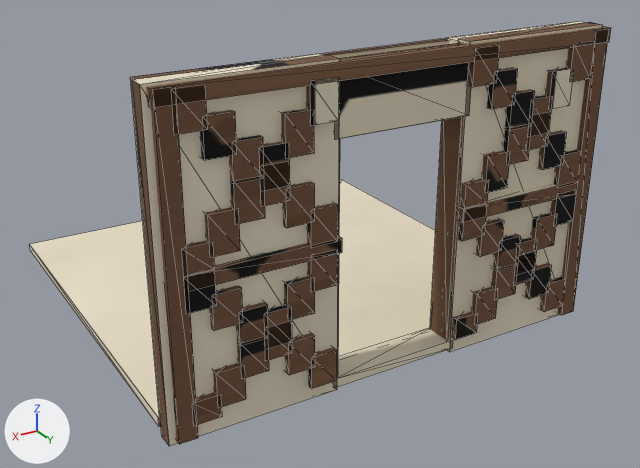
What one commit did to the glTF model orrun/assets/kit/medieval/med_door.glb.
Before and after are seen from a 50 mm camera at (3.83, 7.15, 4.0) aimed at (-0.18, 0.48, 0.66). Lighting does not change. The marker at lower left points along +X, +Y and +Z. The first picture is the older version. Mesh edges are drawn as thin lines. Vertices at exactly the same position are counted once.

In view in the first picture: 'med_door'.
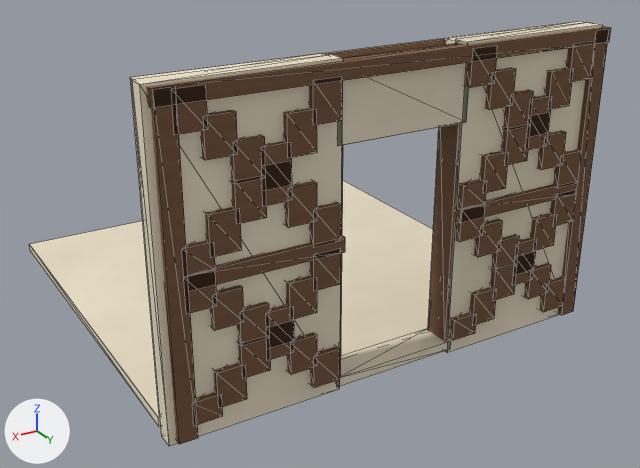
Pixel boxes (x1, y1, x2, y2) of what changed, in the pictures (640 x 468 px; the box of a moved part takes in the faces that stretch with it):
```json
{"object": "med_door", "change": "reshaped, surface changed", "before": [29, 21, 611, 446], "after": [29, 21, 611, 446]}
{"part": 1, "of": "me_med_door", "change": "moved or reshaped", "before": [334, 328, 453, 387], "after": [337, 329, 451, 387]}
{"part": 2, "of": "me_med_door", "change": "moved or reshaped", "before": [335, 63, 471, 140], "after": [338, 63, 468, 145]}
{"part": 3, "of": "me_med_door", "change": "moved or reshaped", "before": [430, 117, 463, 341], "after": [428, 123, 461, 341]}
{"part": 4, "of": "me_med_door", "change": "moved or reshaped", "before": [337, 139, 340, 377], "after": [340, 145, 343, 376], "on screen": "mostly hidden"}
{"part": 5, "of": "me_med_door", "change": "moved or reshaped", "before": [468, 45, 500, 87], "after": [466, 46, 497, 87]}
{"part": 6, "of": "me_med_door", "change": "moved or reshaped", "before": [308, 347, 337, 389], "after": [310, 346, 340, 388]}
{"part": 7, "of": "me_med_door", "change": "moved or reshaped", "before": [131, 54, 342, 408], "after": [131, 53, 345, 407]}
{"part": 8, "of": "me_med_door", "change": "moved or reshaped", "before": [140, 59, 340, 446], "after": [140, 58, 343, 446]}
{"part": 9, "of": "me_med_door", "change": "moved or reshaped", "before": [447, 21, 603, 352], "after": [444, 21, 603, 353]}
{"part": 10, "of": "me_med_door", "change": "surface changed", "before": [130, 21, 604, 446], "after": [130, 21, 604, 446]}
```

The change, as JSON lines over the scene's bpy script:
```json
{"block": "me_med_door", "where": "me_med_door.from_pydata(...)  # 520 vertices, 780 faces; spans x -2.02..2.02, y -2.0..2.06, z 0.02..2.7"}
{"block": "me_med_door", "where": "# used by ob_med_door; location = (0.0, 0.0, 0.0)"}
{"block": "me_med_door", "change": "me_med_door part 1: the loose piece of 8 vertices spanning x -0.61..0.61, y 1.72..2.0, z 0.05..0.13 is scaled about its middle by (0.959, 1, 1)"}
{"block": "me_med_door", "change": "me_med_door part 2: the loose piece of 8 vertices spanning x -0.62..0.62, y 1.86..2.0, z 2.12..2.66 is scaled about its middle by (0.959, 1, 1.09), then moved by (0.0, 0.0, -0.02)"}
{"block": "me_med_door", "change": "me_med_door part 3: the loose piece of 8 vertices spanning x -0.66..-0.56, y 1.74..1.98, z 0.04..2.2 is scaled about its middle by (1, 1, 0.977), then moved by (0.03, 0.0, -0.02)"}
{"block": "me_med_door", "change": "me_med_door part 4: the loose piece of 8 vertices spanning x 0.56..0.66, y 1.74..1.98, z 0.04..2.2 is scaled about its middle by (1, 1, 0.977), then moved by (-0.03, 0.0, -0.02)"}
{"block": "me_med_door", "change": "me_med_door part 5: the loose piece of 8 vertices spanning x -0.82..-0.59, y 1.92..2.06, z 2.37..2.66 is moved by (0.02, 0.0, 0.0)"}
{"block": "me_med_door", "change": "me_med_door part 6: the loose piece of 8 vertices spanning x 0.62..0.84, y 1.92..2.06, z 0.15..0.43 is moved by (-0.02, 0.0, 0.0)"}
{"block": "me_med_door", "change": "me_med_door part 7: 136 of the vertices in x 0.57..1.44, y 1.72..2.06, z 0.25..2.7 are moved by (-0.02, 0.0, 0.0)"}
{"block": "me_med_door", "change": "me_med_door part 8: 4 of the vertices in x 0.57..0.58, y 1.72..2.0, z 0.02..0.03 are moved by (-0.02, 0.0, 0.0)"}
{"block": "me_med_door", "change": "me_med_door part 9: all 4 vertices in x -0.58..-0.57, y 1.72..2.0, z 2.68..2.7 are moved by (0.02, 0.0, 0.0)"}
{"block": "me_med_door", "change": "me_med_door part 10: texture (UV) coordinates of 772 of 780 faces, centred in x -2.02..2.02, y -2.0..2.06, z 0.02..2.7, changed; they spanned u 0.0..1.0, v 0.0..1.0 and now span u 0.0..1.0, v 0.0..1.0"}
```
